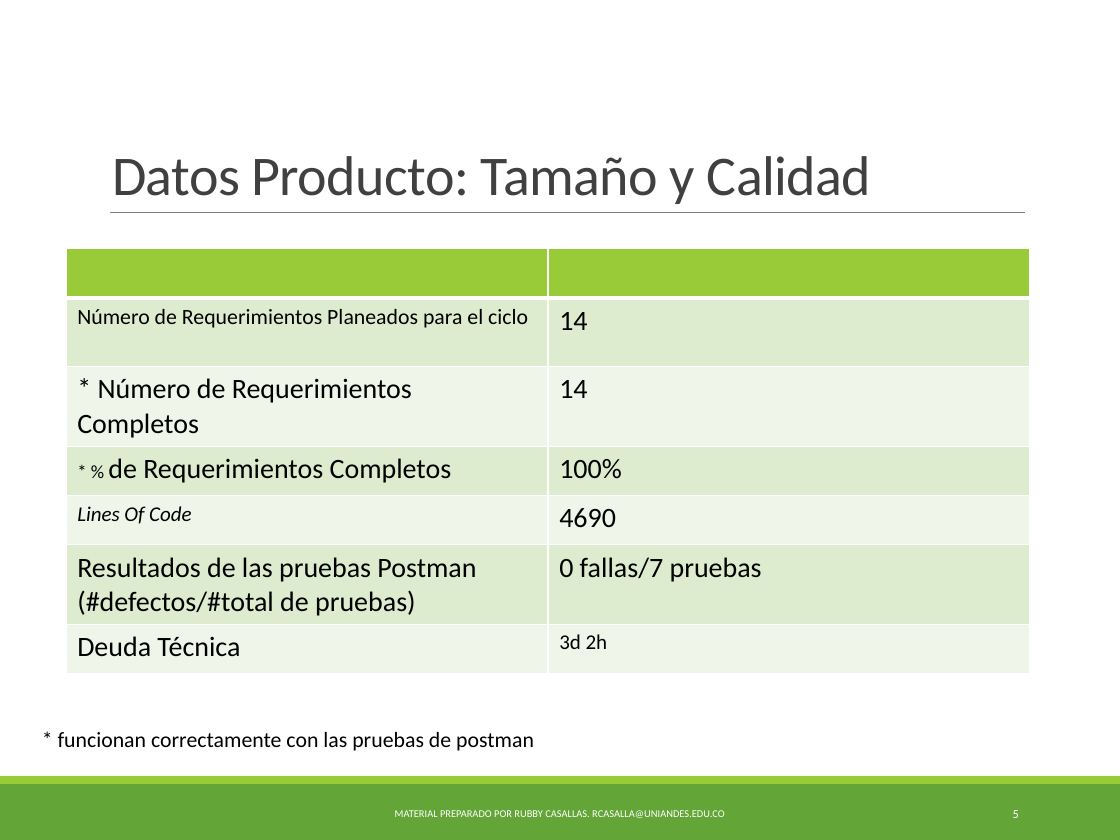
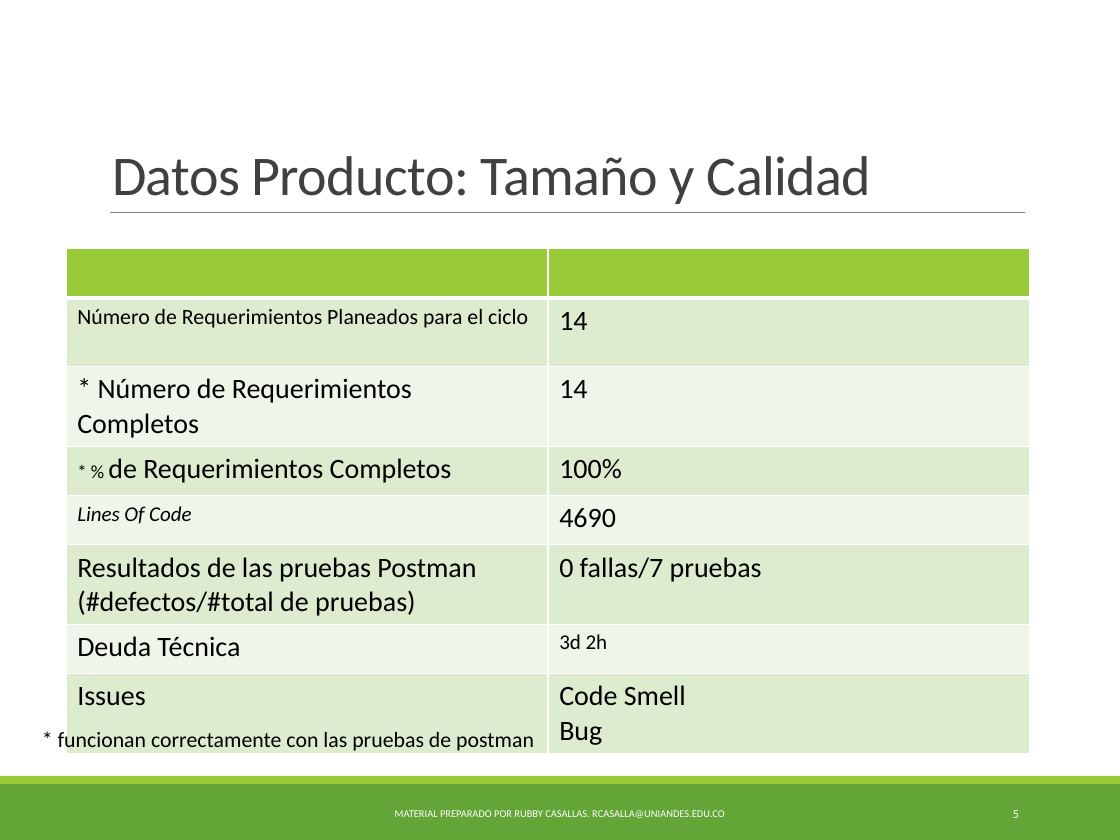
Before and after one commit to dnarvaez27/201710-artesanias_02, a slide deck: slide 5 of Documentacion/Lab PlantillaFinalCiclo1.pptx. Drawn at 1120x840 pixels with LibreOffice and Linux fonts; fonts in the diff are those of the drawing. Boxes give left, top, right and bottom in pixels: in the first picture for what was removed or moved away, otherwise in the second. Text is boxed around its words. In the diff, an @@ line names an element or a change of style, - is before the commit and + after.

```diff
--- a/Documentacion/Lab PlantillaFinalCiclo1.pptx
+++ b/Documentacion/Lab PlantillaFinalCiclo1.pptx
@@ table at [66, 249, 1029, 749] @@
+row 8: Issues | Code Smell / Bug
```
